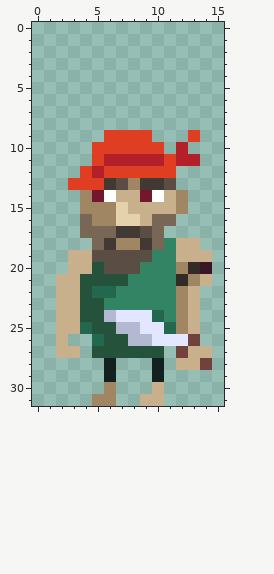
Edited in one commit: pixel-art sprite (Assets/Sprites/Pirate1/Pirate1_idle/idle6.png). Above: the version before the commit.
The file is 16x32 pixels.
Now the later version:
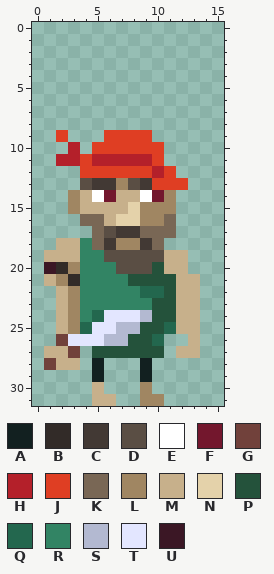
Palette (. is transparent): A #122020  B #322b28  C #423934  D #5a4e44  E #ffffff  F #73172d  G #71413b  H #b4202a  J #df3e23  K #796755  L #a08662  M #c7b08b  N #e4d2aa  P #24523b  Q #23674e  R #328464  S #b3b9d1  T #e3e6ff  U #3b1725
Changes in this commit:
Changed rows in their new state; - is an unchanged pixel.
first column x 1:
 9 -J----------.-
10 --H--------.--
11 -HHJH----J...-
12 ----J----H----
13 --.DC-LD-JJJ--
14 --LMEF--EFL.--
15 --LMMMMNLLL.--
16 ----KM--LL----
17 ---.-D--K-K---
18 -MMR------...-
19 MM-RR----DM-..
20 UBLRRR--DPMM..
21 MLBRRRRPPPPMM.
22 --LRRR--QQPM--
23 --LRR----PPM--
24 --LRQT--SPPM--
25 --L-TT--PP-M--
26 -GTTTSSPPQ..M-
27 M-G--------M-.
28 GMM-A.--A.-...
29 ----A.--A.----
30 ----M.--L.----
31 ----MM--LL----
Boxes around the changes in both pictures, in picture pixels (x1, y1, x2, y2):
changed: (44, 130, 212, 406)
